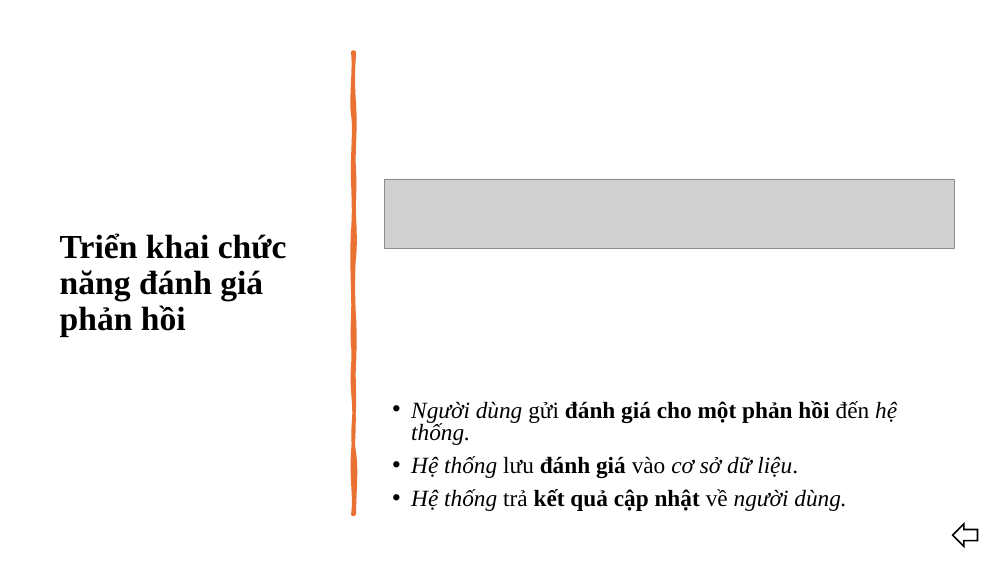
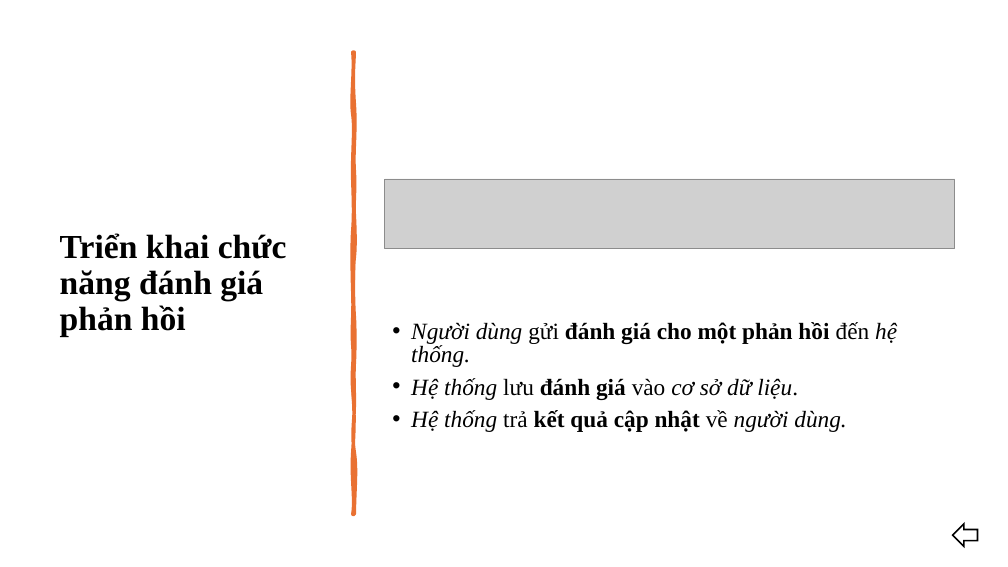
Before and after one commit to ngovanuc/Vietnamese_History_Chatbot, a slide deck: slide 30 of documents/slide bao cao.pptx (slide 29 before the commit). Drawn at 1008x567 pixels with LibreOffice and Linux fonts; fonts in the diff are those of the drawing; grey boxes stand for pictures. Boxes give left, top, right and bottom in pixels: in the first picture for what was removed or moved away, otherwise in the second. Text is boxed around its words. In the diff, an @@ line names an element or a change of style, - is before the commit and + after.

```diff
--- a/documents/slide bao cao.pptx
+++ b/documents/slide bao cao.pptx
@@ text "Người dùng gửi đánh giá ...": place and size @@
-text "Người dùng gửi đánh giá ..." at [411,401,897,511]
+text "Người dùng gửi đánh giá ..." at [411,322,897,432]
```
Also in this commit, not shown: 6 other slides changed, 1 slide added, 6 other files.
